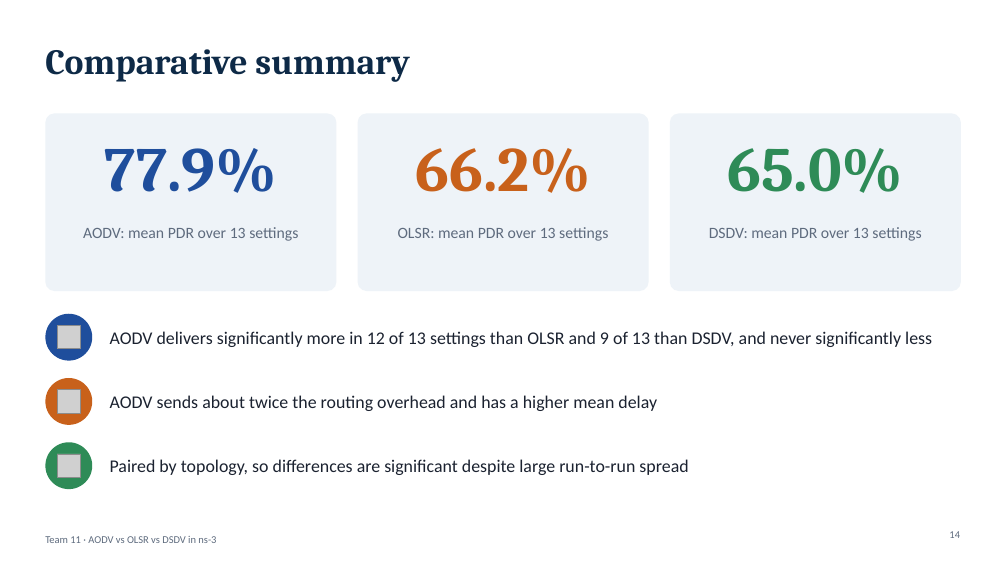
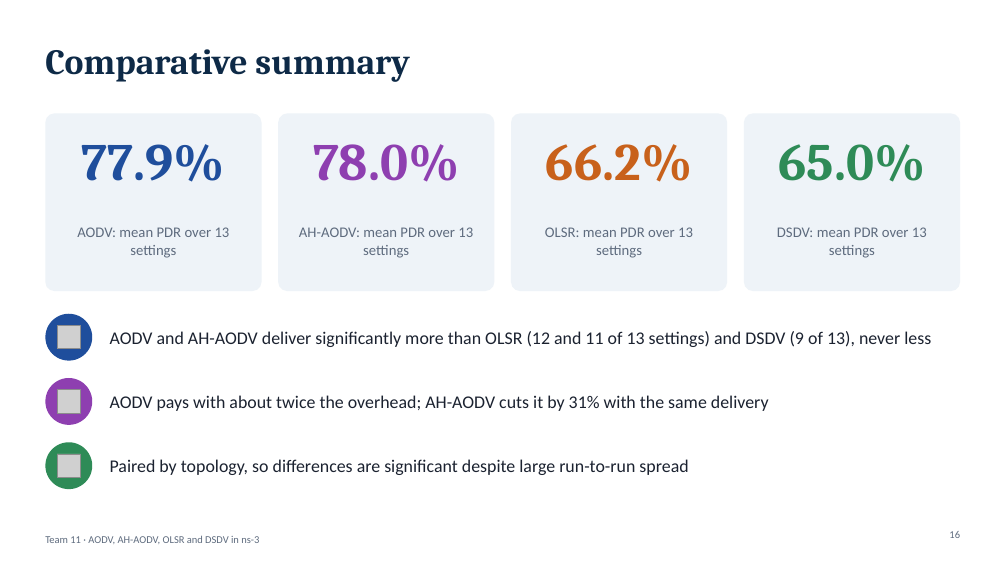
Before and after one commit to vijethmd/manet-routing-comparison, a slide deck: slide 16 of submissions/AODV_OLSR_DSDV_MANET_Team11.pptx (slide 14 before the commit). Drawn at 1008x567 pixels with LibreOffice and Linux fonts; fonts in the diff are those of the drawing; grey boxes stand for pictures. Boxes give left, top, right and bottom in pixels: in the first picture for what was removed or moved away, otherwise in the second. Text is boxed around its words. In the diff, an @@ line names an element or a change of style, - is before the commit and + after.

Commit message:
Update report and slides for AH-AODV and the AAT report guidelines
Report (PDF and Word): adds AH-AODV and its performance analysis; now
25 pages at a true 12 pt with every chapter within its page limit and a
192-word abstract. The earlier PDF had been shrunk to about 8.4 pt by a
table wider than the text block.

Slides (PPTX and PDF): one slide of graphs per experiment and an AH-AODV
slide; jitter, NRL and the validation slide removed.

```diff
--- a/submissions/AODV_OLSR_DSDV_MANET_Team11.pptx
+++ b/submissions/AODV_OLSR_DSDV_MANET_Team11.pptx
@@ rounded rectangle: place and size @@
-rounded rectangle at [45, 113, 337, 291]
+rounded rectangle at [45, 113, 262, 291]
@@ rounded rectangle added at [278, 113, 495, 291], fill #EEF3F8 @@
@@ rounded rectangle: place and size @@
-rounded rectangle at [358, 113, 649, 291]
+rounded rectangle at [511, 113, 727, 291]
@@ rounded rectangle: place and size @@
-rounded rectangle at [670, 113, 961, 291]
+rounded rectangle at [744, 113, 960, 291]
@@ text "77.9%": place and size @@
-text "77.9%" at [105, 148, 277, 193]
+text "77.9%" at [82, 144, 225, 182]
@@ text added at [313, 144, 459, 182], 50 pt, text #8E3FB0, bold @@
+78.0%
@@ size 60 to 50 pt in 3 elements at [778, 144, 925, 182], [82, 144, 225, 182], [546, 144, 692, 182] @@
@@ text "66.2%": place and size @@
-text "66.2%" at [415, 148, 591, 193]
+text "66.2%" at [546, 144, 692, 182]
@@ text "65.0%": place and size @@
-text "65.0%" at [727, 148, 903, 193]
+text "65.0%" at [778, 144, 925, 182]
@@ text added at [299, 227, 473, 258], 14 pt, text #5E6B7E @@
+AH-AODV: mean PDR over 13 settings
@@ size 15 to 14 pt in 3 elements at [777, 227, 927, 258], [77, 227, 230, 258], [545, 227, 693, 258] @@
@@ text "OLSR: mean PDR over 13 ...": place and size @@
-text "OLSR: mean PDR over 13 ..." at [398, 227, 608, 241]
+text "OLSR: mean PDR over 13 ..." at [545, 227, 693, 258]
@@ text "DSDV: mean PDR over 13 ...": place and size @@
-text "DSDV: mean PDR over 13 ..." at [709, 227, 921, 241]
+text "DSDV: mean PDR over 13 ..." at [777, 227, 927, 258]
@@ text at [110, 331, 931, 347]: text changed @@
-AODV delivers significantly more in 12 of 13 settings than OLSR and 9 of 13 than DSDV, and never significantly less
+AODV and AH-AODV deliver significantly more than OLSR (12 and 11 of 13 settings) and DSDV (9 of 13), never less
@@ ellipse at [45, 378, 92, 425]: fill #C8611B to #8E3FB0 @@
@@ text at [110, 395, 769, 411]: text changed @@
-AODV sends about twice the routing overhead and has a higher mean delay
+AODV pays with about twice the overhead; AH-AODV cuts it by 31% with the same delivery
@@ text at [45, 535, 259, 544]: text changed @@
-Team 11 · AODV vs OLSR vs DSDV in ns-3
+Team 11 · AODV, AH-AODV, OLSR and DSDV in ns-3
```
Also in this commit, not shown: 14 other slides changed, 2 slides added, 3 other files.
